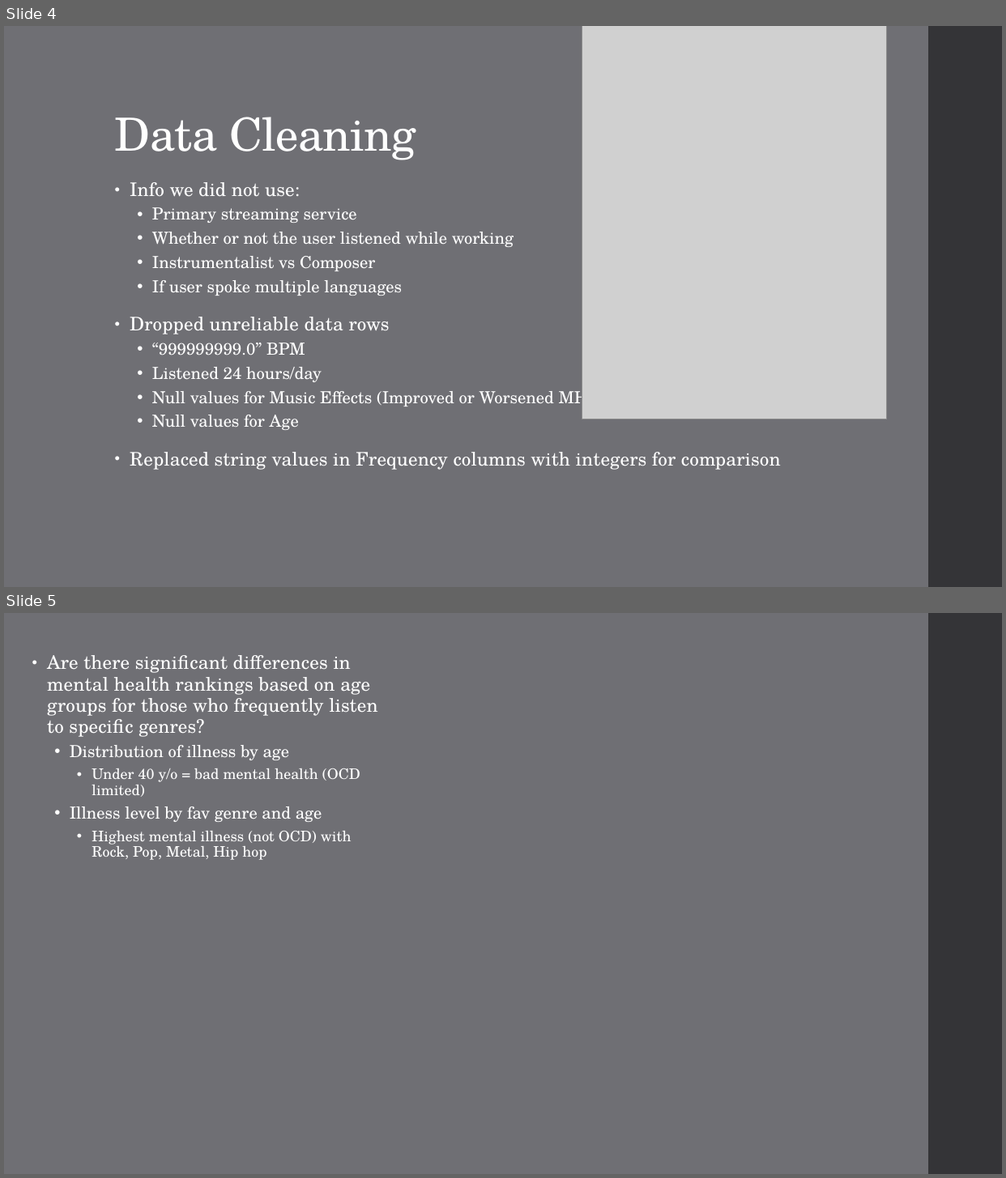
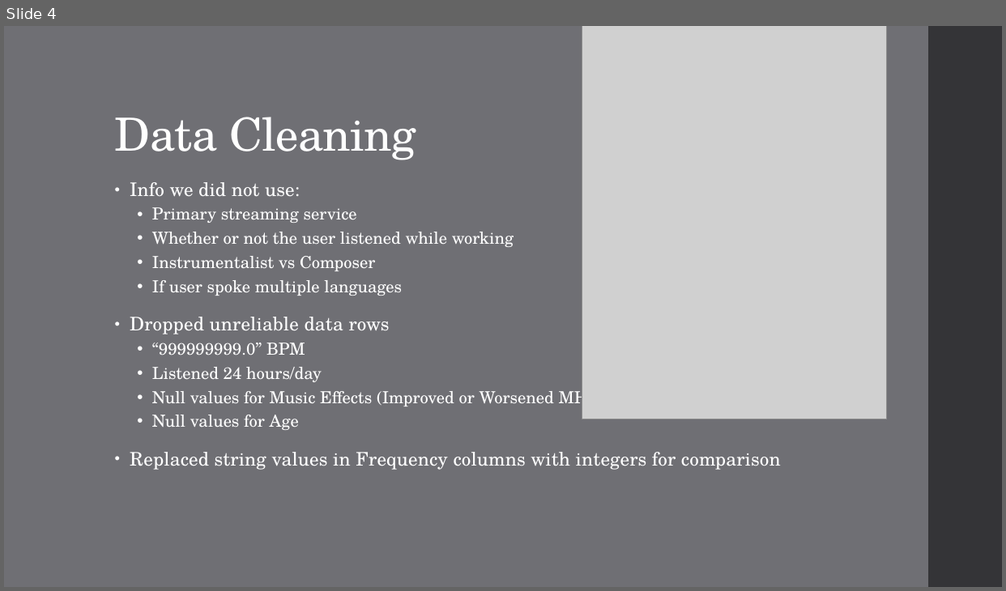
Before and after one commit to TheWizler/project1_group_10, a slide deck: Elizabeth's_work/Project 1 Presentation.pptx. Shown one above the other, each under a label of ours: slides 4 and 5 before the commit, slide 4 after it. The pictures are 1006x1178 and 1006x591 pixels, drawn with LibreOffice and Linux fonts; fonts in the diff are those of the drawing; grey boxes stand for pictures. Boxes give left, top, right and bottom in pixels: in the first picture for what was removed or moved away, otherwise in the second. Text is boxed around its words. In the diff, an @@ line names an element or a change of style, - is before the commit and + after.

```diff
--- a/Elizabeth's_work/Project 1 Presentation.pptx
+++ b/Elizabeth's_work/Project 1 Presentation.pptx
@@ slide 5 removed at (x1=4, y1=613, x2=1002, y2=1174), background #6F6F74; not listed: 1 template element that a slide beside it also shows @@
@@ text removed at (x1=47, y1=655, x2=377, y2=860) @@
-• Are there significant differences in mental health rankings based on age groups for those who frequently listen to specific genres?
-  • Distribution of illness by age
-    • Under 40 y/o = bad mental health (OCD limited)
-  • Illness level by fav genre and age
-    • Highest mental illness (not OCD) with Rock, Pop, Metal, Hip hop
```
Also in this commit, not shown: 1 slide changed, 1 slide added, 1 other slide removed, 6 other files.
